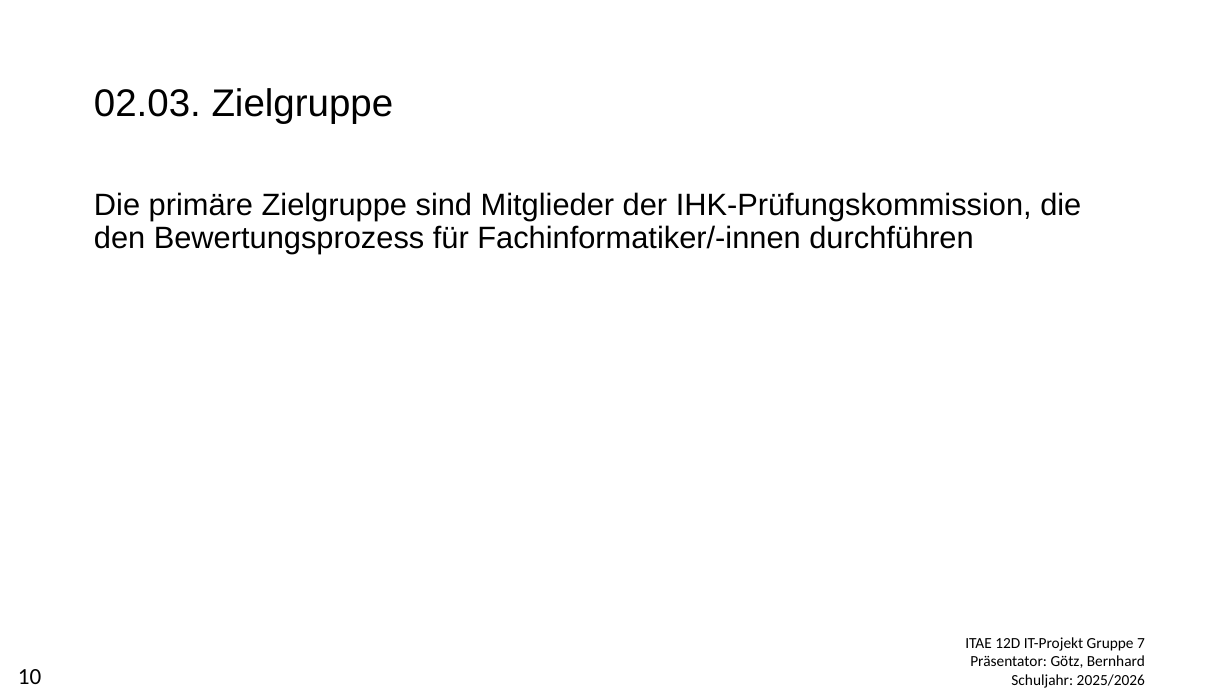
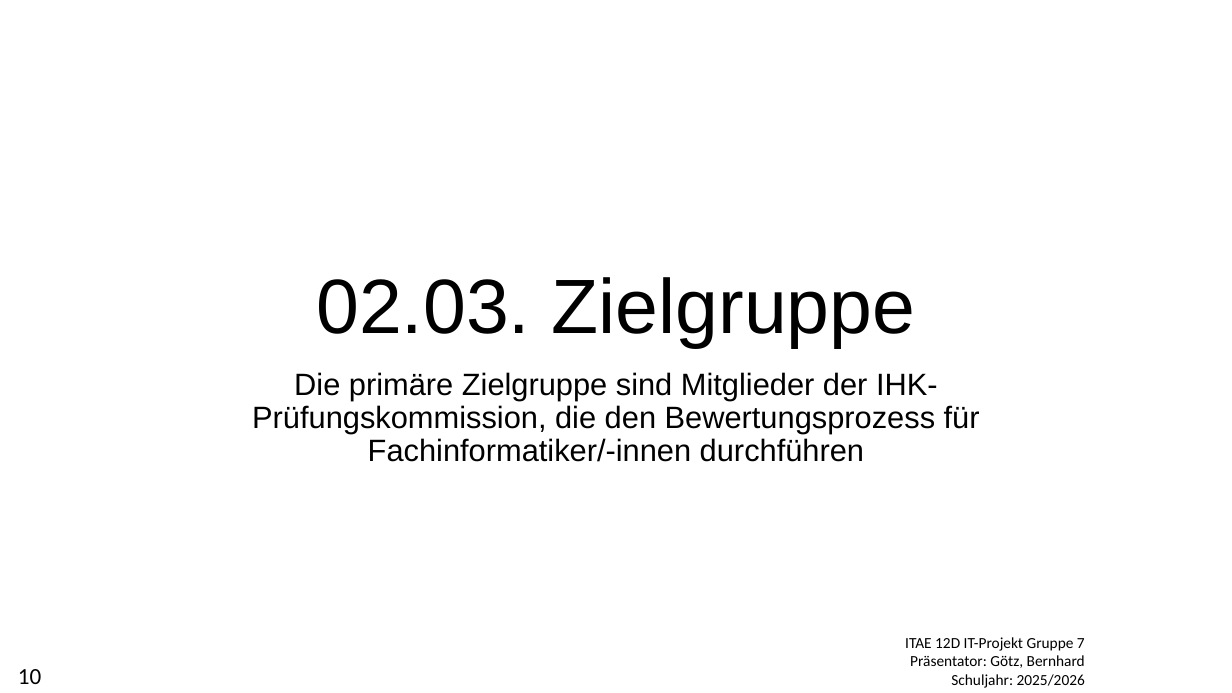
Before and after one commit to AE12-Projekt-Gruppe-7/EvalPro, a slide deck: slide 10 of docs/Praesentationen/Praesentation_Pflichtenheft_Gruppe7.pptx. Drawn at 1232x693 pixels with LibreOffice and Linux fonts; fonts in the diff are those of the drawing; background and template pictures are left out. Boxes give left, top, right and bottom in pixels: in the first picture for what was removed or moved away, otherwise in the second. Text is boxed around its words. In the diff, an @@ line names an element or a change of style, - is before the commit and + after.

Commit message:
Praesentation_Pflichtenheft_Gruppe7.pptx - Kleinere Anpassungen am Text und ergänzung von Überschrift

```diff
--- a/docs/Praesentationen/Praesentation_Pflichtenheft_Gruppe7.pptx
+++ b/docs/Praesentationen/Praesentation_Pflichtenheft_Gruppe7.pptx
@@ title "02.03. Zielgruppe": place and size @@
-title "02.03. Zielgruppe" at <box>94,88,394,123</box>
+title "02.03. Zielgruppe" at <box>316,277,916,348</box>
@@ title "02.03. Zielgruppe" at <box>316,277,916,348</box>: size 30 to 60 pt; alignment left to centre; vertical alignment middle to bottom @@
@@ subtitle "Die primäre Zielgruppe sind Mitglieder ...": place and size @@
-subtitle "Die primäre Zielgruppe sind Mitglieder ..." at <box>94,192,1081,254</box>
+subtitle "Die primäre Zielgruppe sind Mitglieder ..." at <box>252,372,980,462</box>
@@ subtitle "Die primäre Zielgruppe sind Mitglieder ..." at <box>252,372,980,462</box>: alignment left to centre @@
@@ text "ITAE 12D IT-Projekt Gruppe 7": place and size @@
-text "ITAE 12D IT-Projekt Gruppe 7" at <box>965,637,1145,688</box>
+text "ITAE 12D IT-Projekt Gruppe 7" at <box>905,637,1085,688</box>
```
Also in this commit, not shown: 29 other slides changed, 3 slides added, 1 slide removed.
